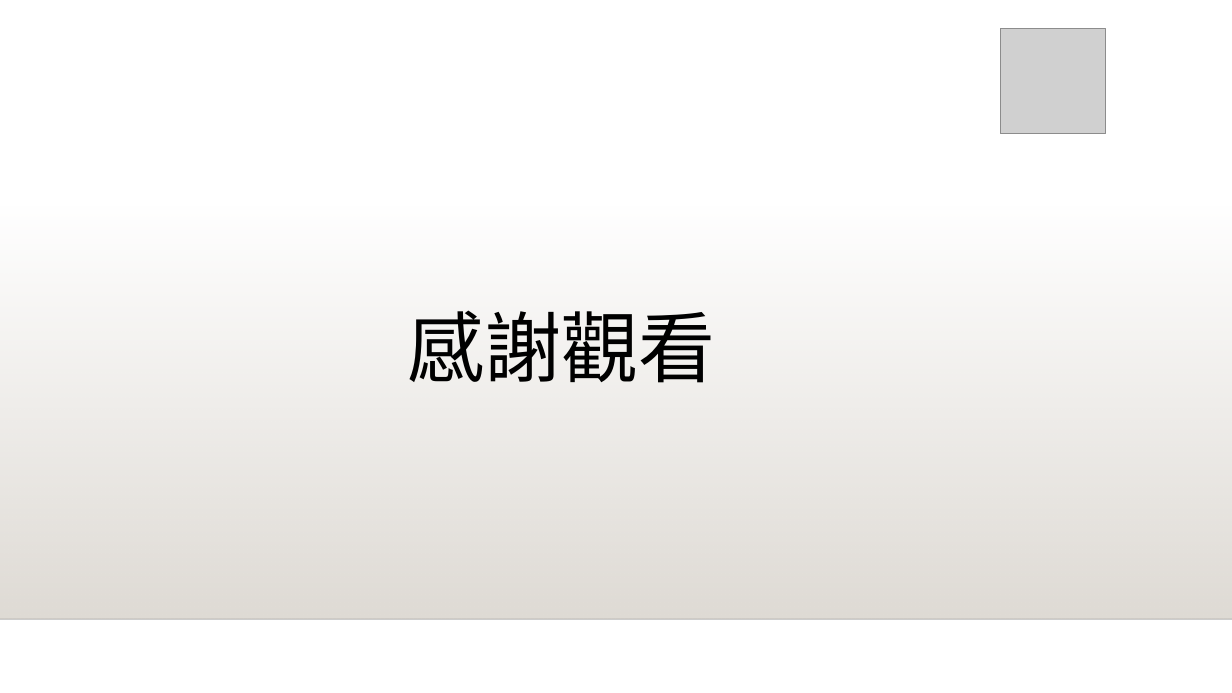
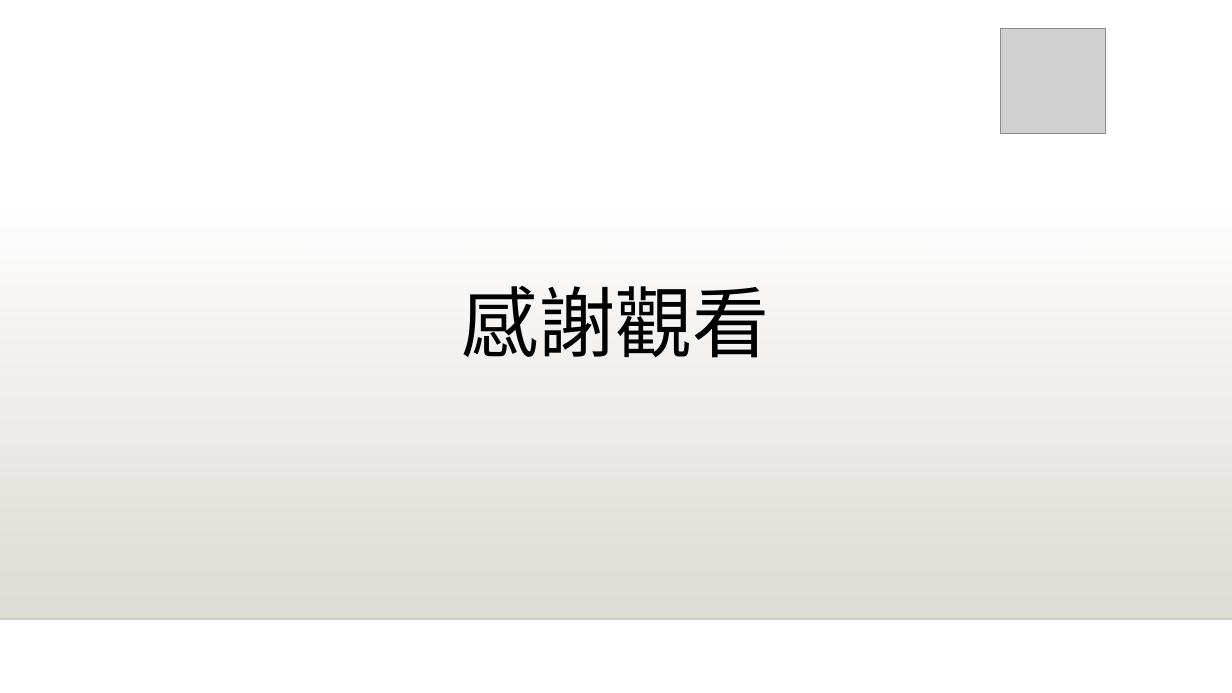
Before and after one commit to s8591120/ordersystem, a slide deck: slide 14 of 網頁點餐系統.pptx (slide 13 before the commit). Drawn at 1232x693 pixels with LibreOffice and Linux fonts; fonts in the diff are those of the drawing; grey boxes stand for pictures; background and template pictures are left out. Boxes give left, top, right and bottom in pixels: in the first picture for what was removed or moved away, otherwise in the second. Text is boxed around its words. In the diff, an @@ line names an element or a change of style, - is before the commit and + after.

```diff
--- a/網頁點餐系統.pptx
+++ b/網頁點餐系統.pptx
@@ text "感謝觀看": place and size @@
-text "感謝觀看" at [408, 310, 716, 383]
+text "感謝觀看" at [462, 285, 770, 358]
```
Also in this commit, not shown: 10 other slides changed, 1 slide added, 1 other file.
